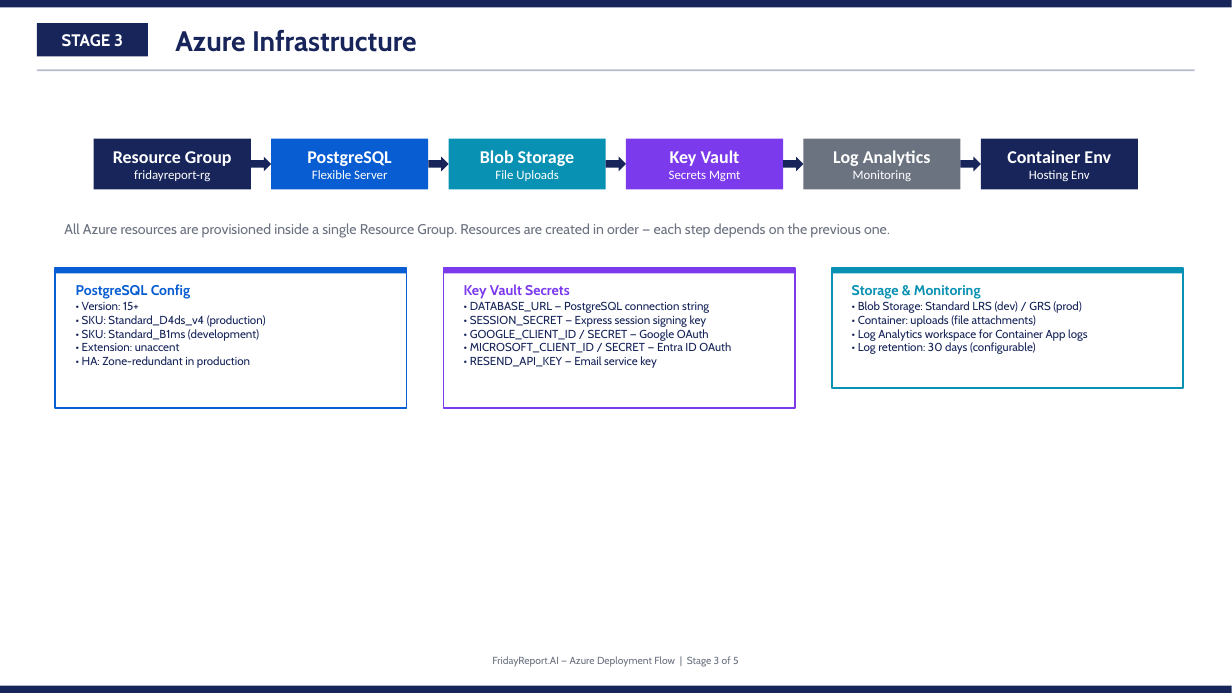
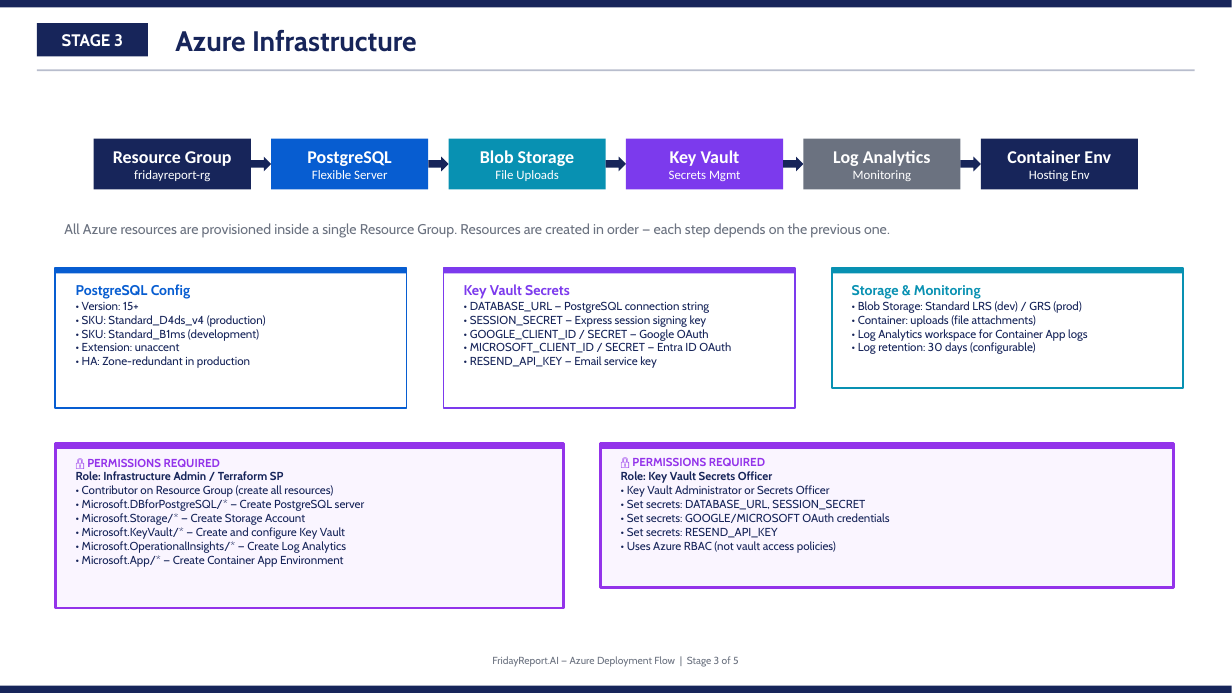
Before and after one commit to andrealvesTIG/KrugerDEV, a slide deck: slide 4 of FridayReportAI_Azure_Deployment_Flow.pptx. Drawn at 1232x693 pixels with LibreOffice and Linux fonts; fonts in the diff are those of the drawing. Boxes give left, top, right and bottom in pixels: in the first picture for what was removed or moved away, otherwise in the second. Text is boxed around its words. In the diff, an @@ line names an element or a change of style, - is before the commit and + after.

```diff
--- a/FridayReportAI_Azure_Deployment_Flow.pptx
+++ b/FridayReportAI_Azure_Deployment_Flow.pptx
@@ rectangle added at bbox=[55, 444, 564, 608], fill #FAF5FF, outline #9333EA 2 pt @@
@@ rectangle added at bbox=[55, 444, 564, 449], fill #9333EA @@
@@ rectangle added at bbox=[601, 444, 1174, 588], fill #FAF5FF, outline #9333EA 2 pt @@
@@ rectangle added at bbox=[601, 444, 1174, 449], fill #9333EA @@
@@ text added at bbox=[76, 459, 365, 567], 9 pt, text #17255A @@
+🔒 PERMISSIONS REQUIRED
+Role: Infrastructure Admin / Terraform SP
+• Contributor on Resource Group (create all resources)
+• Microsoft.DBforPostgreSQL/* — Create PostgreSQL server
+• Microsoft.Storage/* — Create Storage Account
+• Microsoft.KeyVault/* — Create and configure Key Vault
+• Microsoft.OperationalInsights/* — Create Log Analytics
+• Microsoft.App/* — Create Container App Environment
@@ text added at bbox=[621, 458, 890, 553], 9 pt, text #17255A @@
+🔒 PERMISSIONS REQUIRED
+Role: Key Vault Secrets Officer
+• Key Vault Administrator or Secrets Officer
+• Set secrets: DATABASE_URL, SESSION_SECRET
+• Set secrets: GOOGLE/MICROSOFT OAuth credentials
+• Set secrets: RESEND_API_KEY
+• Uses Azure RBAC (not vault access policies)
```
Also in this commit, not shown: 4 other slides changed, 2 other files.
